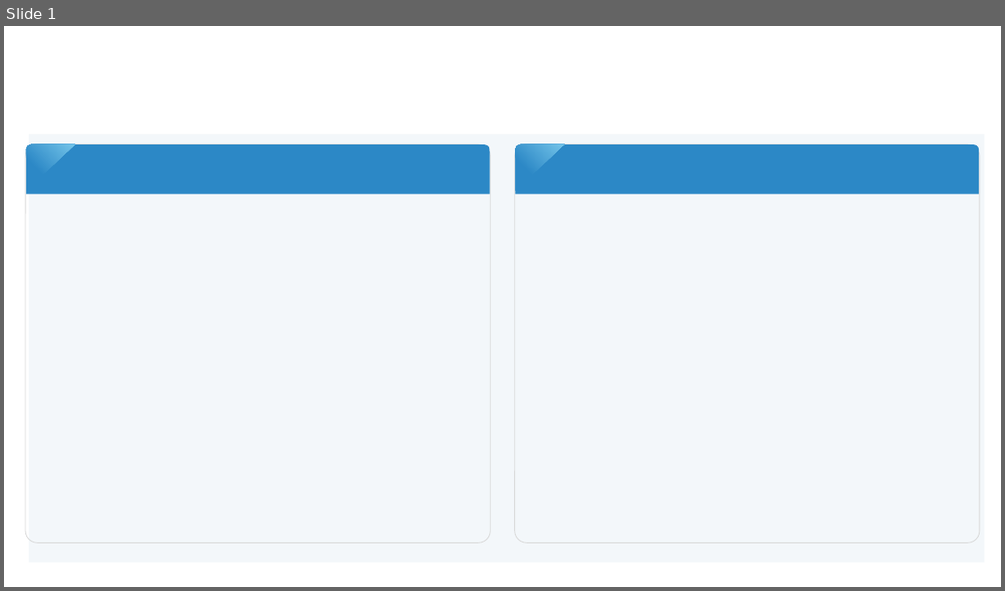
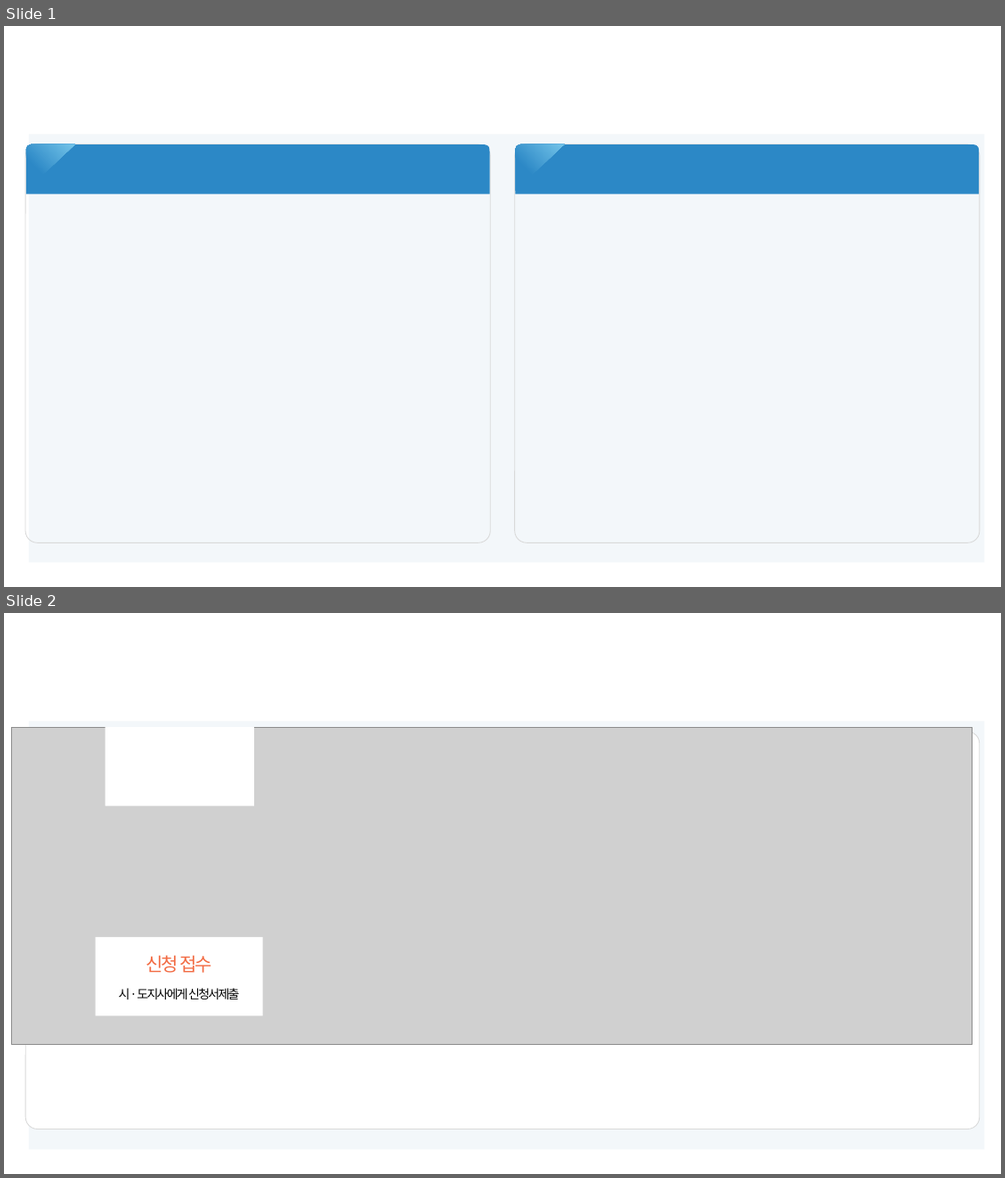
Before and after one commit to hunontop/ai-image-workshop, a slide deck: 2610/files/배경테마_냅킨.pptx. Shown one above the other, each under a label of ours: slide 1 before the commit, slides 1 and 2 after it. The pictures are 1005x591 and 1005x1178 pixels, drawn with LibreOffice and Linux fonts; fonts in the diff are those of the drawing; grey boxes stand for pictures; background and template pictures are left out. Boxes give left, top, right and bottom in pixels: in the first picture for what was removed or moved away, otherwise in the second. Text is boxed around its words. In the diff, an @@ line names an element or a change of style, - is before the commit and + after.

```diff
--- a/2610/files/배경테마_냅킨.pptx
+++ b/2610/files/배경테마_냅킨.pptx
@@ slide 2 added at (x1=4, y1=613, x2=1001, y2=1174), background picture (left out); not listed: 1 template element that a slide beside it also shows @@
@@ picture added at (x1=11, y1=728, x2=971, y2=1045) @@
@@ rounded rectangle added at (x1=25, y1=732, x2=979, y2=1129), fill #FFFFFF, outline #D9D9D9 0.75 pt @@
@@ rectangle added at (x1=105, y1=728, x2=254, y2=807), fill #FFFFFF @@
@@ rectangle added at (x1=96, y1=937, x2=263, y2=1016), fill #FFFFFF @@
@@ text added at (x1=146, y1=955, x2=211, y2=973), 18 pt, text #F26B43 @@
+신청 접수
@@ text added at (x1=119, y1=988, x2=239, y2=999), 12 pt, text #000000 @@
+시·도지사에게 신청서제출
```
Also in this commit, not shown: 1 slide removed, 3 other files.
